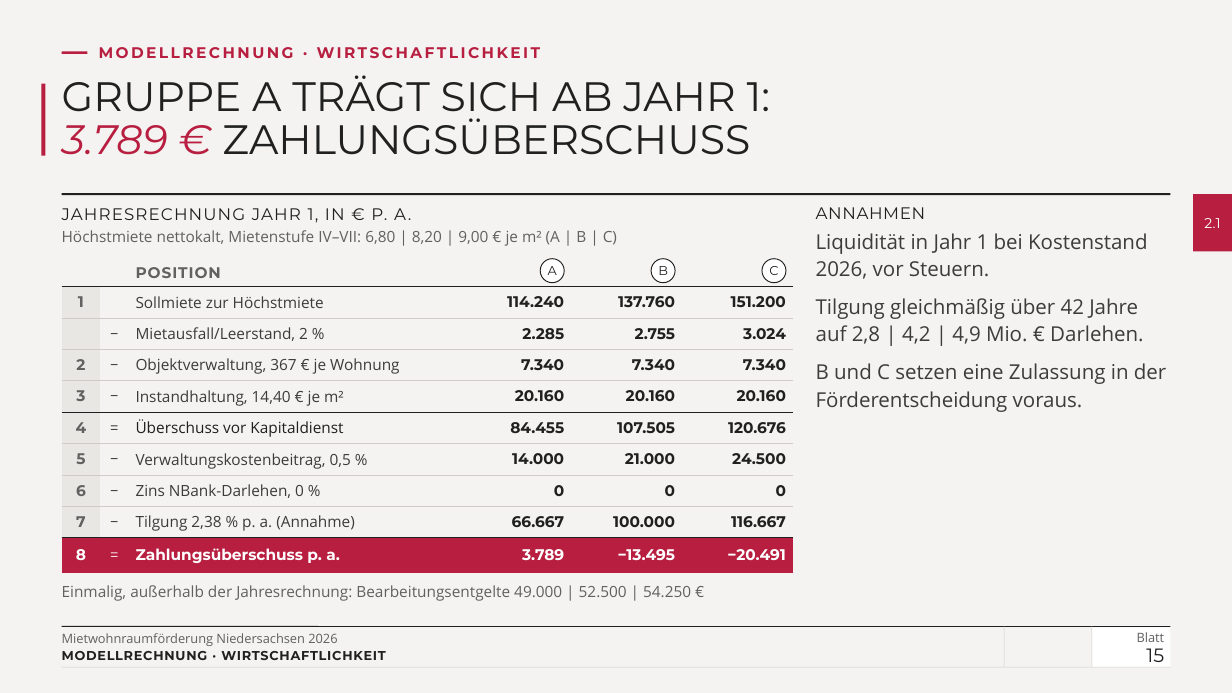
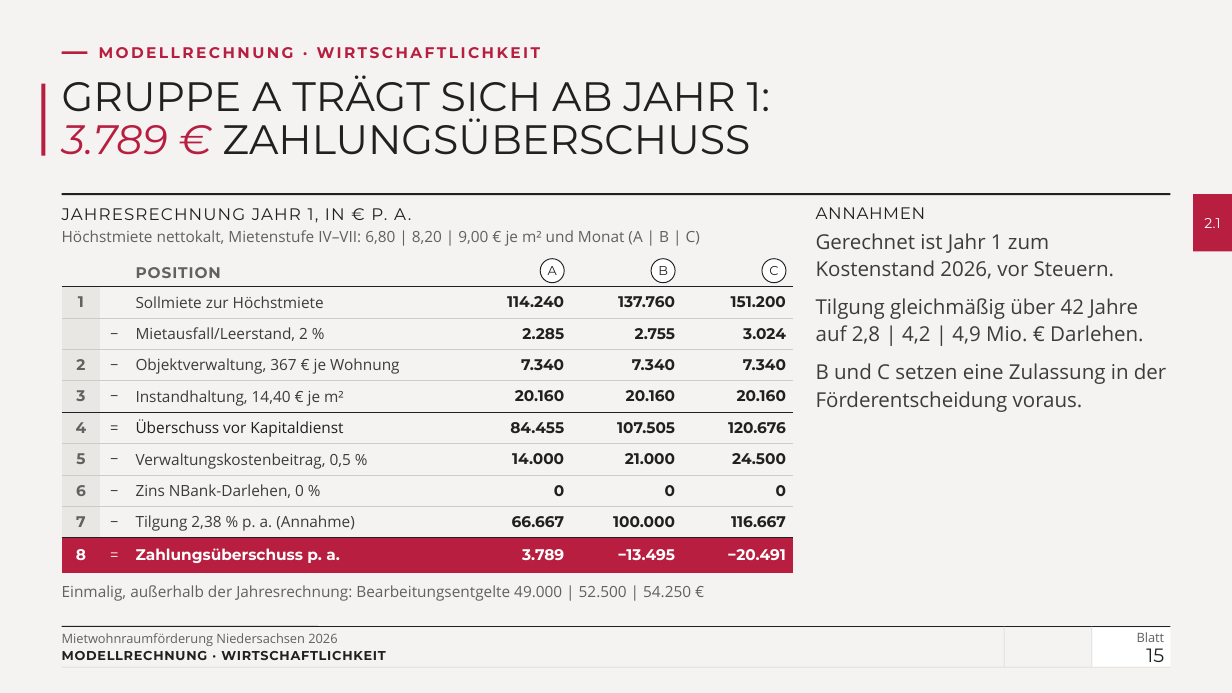
Before and after one commit to vgedaschko/NBank, a slide deck: slide 15 of praesentation/dist/PGN-Mietwohnraumfoerderung-Niedersachsen-2026-Vortrag.pptx. Drawn at 1232x693 pixels with LibreOffice and Linux fonts; fonts in the diff are those of the drawing; background and template pictures are left out. Boxes give left, top, right and bottom in pixels: in the first picture for what was removed or moved away, otherwise in the second. Text is boxed around its words. In the diff, an @@ line names an element or a change of style, - is before the commit and + after.

```diff
--- a/praesentation/dist/PGN-Mietwohnraumfoerderung-Niedersachsen-2026-Vortrag.pptx
+++ b/praesentation/dist/PGN-Mietwohnraumfoerderung-Niedersachsen-2026-Vortrag.pptx
@@ text at (x1=62, y1=230, x2=700, y2=246): text changed @@
-Höchstmiete nettokalt, Mietenstufe IV–VII: 6,80 | 8,20 | 9,00 € je m² (A | B | C)
+Höchstmiete nettokalt, Mietenstufe IV–VII: 6,80 | 8,20 | 9,00 € je m² und Monat (A | B | C)
@@ text at (x1=816, y1=233, x2=1114, y2=279): text changed @@
-Liquidität in Jahr 1 bei Kostenstand 2026, vor Steuern.
+Gerechnet ist Jahr 1 zum Kostenstand 2026, vor Steuern.
```
Also in this commit, not shown: 20 other slides changed, 25 other files.
